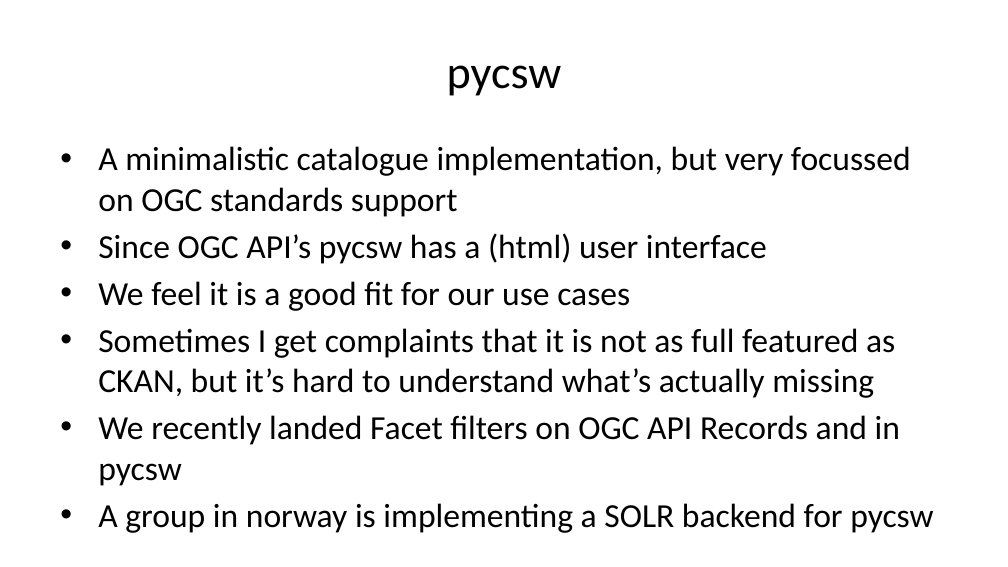
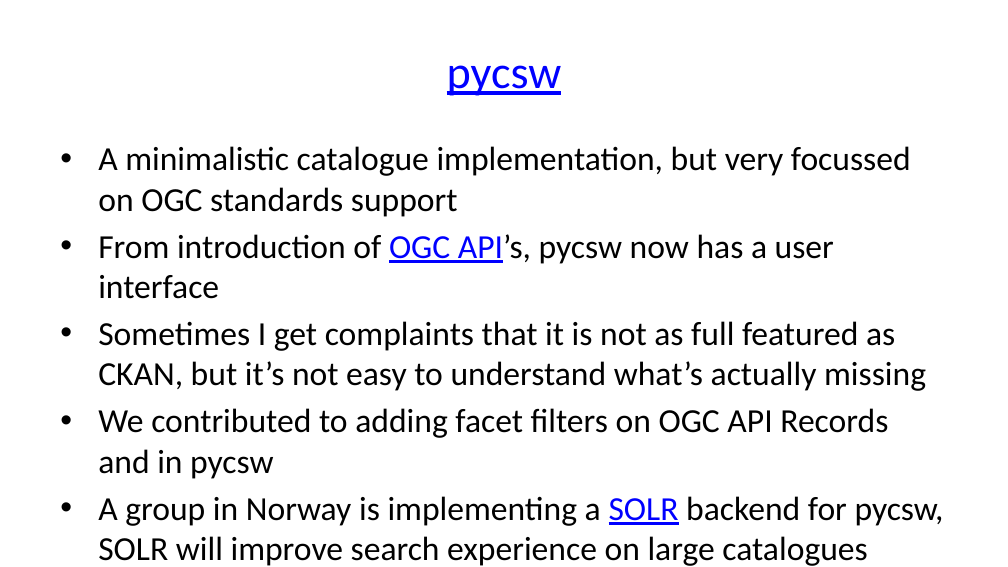
Before and after one commit to pvgenuchten/slides, a slide deck: slide 12 of slides/20250703-foss4gnl-opensource-at-isric.pptx. Drawn at 1008x567 pixels with LibreOffice and Linux fonts; fonts in the diff are those of the drawing. Boxes give left, top, right and bottom in pixels: in the first picture for what was removed or moved away, otherwise in the second. Text is boxed around its words. In the diff, an @@ line names an element or a change of style, - is before the commit and + after.

```diff
--- a/slides/20250703-foss4gnl-opensource-at-isric.pptx
+++ b/slides/20250703-foss4gnl-opensource-at-isric.pptx
@@ title "pycsw" at [447, 65, 562, 96]: text colour #000000 to #0000FF, underline on @@
@@ text at [98, 234, 944, 566]: text changed @@
-• Since OGC API’s pycsw has a (html) user interface
-• We feel it is a good fit for our use cases
-• Sometimes I get complaints that it is not as full featured as CKAN, but it’s hard to understand what’s actually missing
-• We recently landed Facet filters on OGC API Records and in pycsw
-• A group in norway is implementing a SOLR backend for pycsw
+• From introduction of OGC API’s, pycsw now has a user interface
+• Sometimes I get complaints that it is not as full featured as CKAN, but it’s not easy to understand what’s actually missing
+• We contributed to adding facet filters on OGC API Records and in pycsw
+• A group in Norway is implementing a SOLR backend for pycsw, SOLR will improve search experience on large catalogues
```
Also in this commit, not shown: 10 other slides changed, 1 slide added, 2 slides removed, 8 other files.
